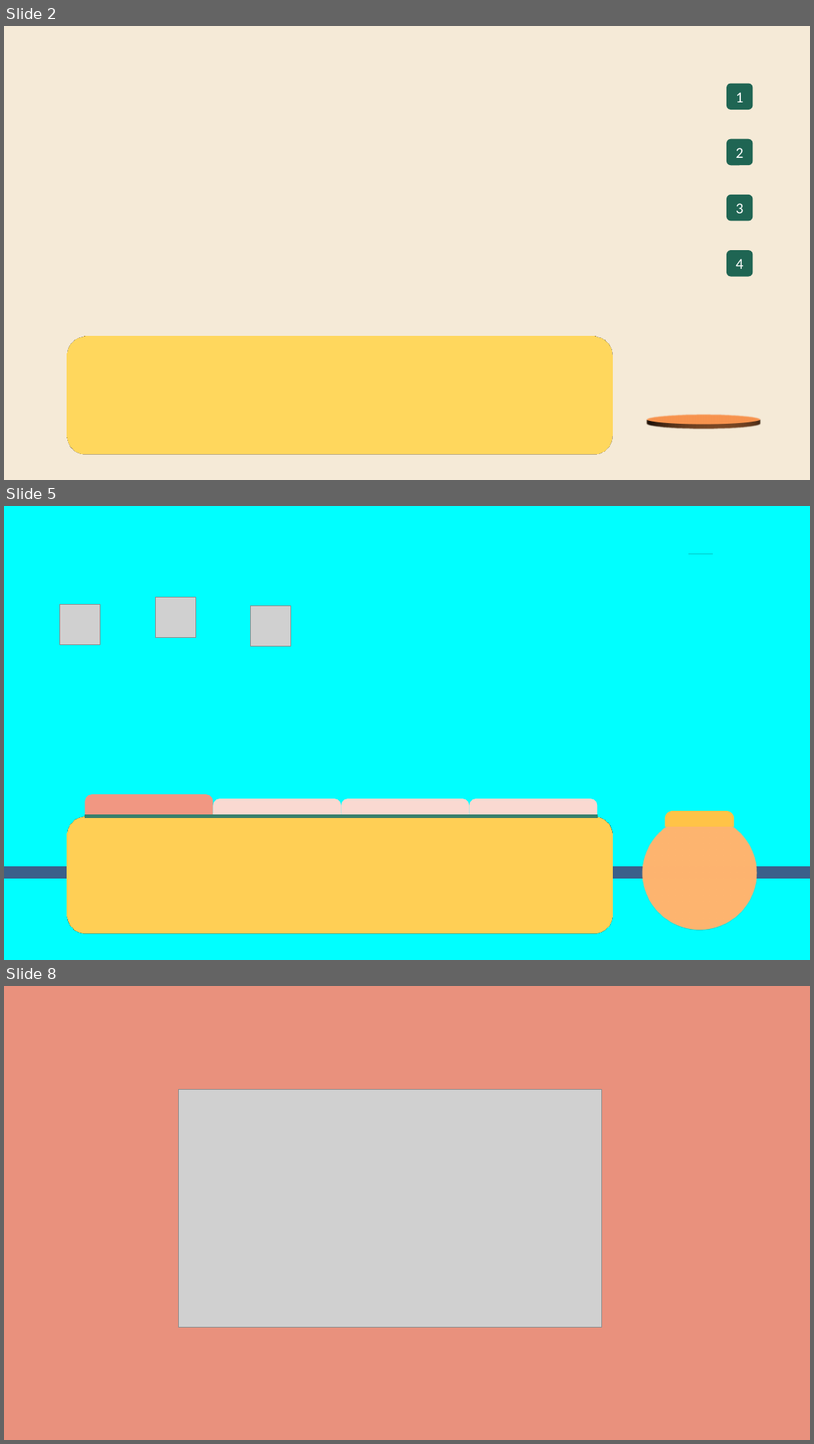
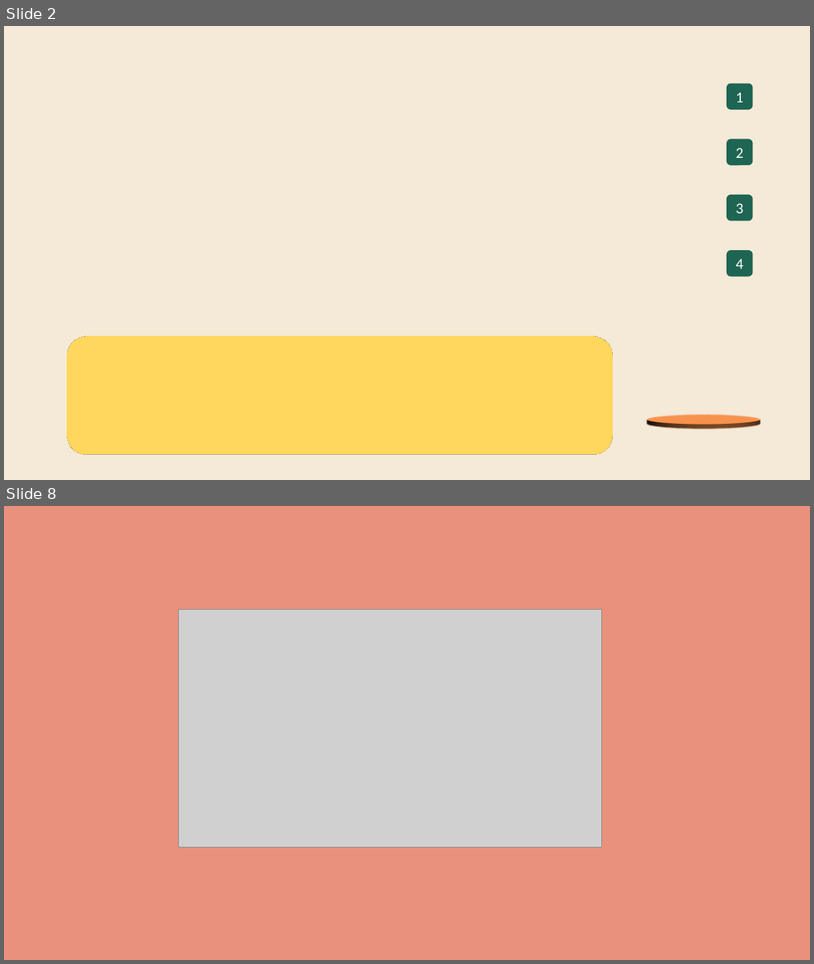
Before and after one commit to zipdang04/SimpO_HTTT, a slide deck: Olympia.pptm. Shown one above the other, each under a label of ours: slides 2, 5 and 8 before the commit, slides 2 and 8 after it; the slides between them are not shown. The pictures are 814x1444 and 814x964 pixels, drawn with LibreOffice and Linux fonts; fonts in the diff are those of the drawing; grey boxes stand for pictures. Boxes give left, top, right and bottom in pixels: in the first picture for what was removed or moved away, otherwise in the second. Text is boxed around its words. In the diff, an @@ line names an element or a change of style, - is before the commit and + after.

```diff
--- a/Olympia.pptm
+++ b/Olympia.pptm
@@ slide 5 removed at [4, 506, 810, 960], background #00FFFF @@
@@ rectangle removed at [689, 554, 713, 554] @@
@@ picture removed at [60, 604, 100, 644] @@
@@ picture removed at [155, 597, 196, 638] @@
@@ picture removed at [251, 606, 291, 646] @@
@@ rounded rectangle removed at [85, 794, 214, 835] @@
@@ rounded rectangle removed at [214, 798, 342, 839] @@
@@ rounded rectangle removed at [342, 798, 470, 839] @@
@@ rounded rectangle removed at [470, 798, 598, 839] @@
@@ rounded rectangle removed at [67, 816, 612, 934] @@
@@ rectangle removed at [85, 815, 598, 818] @@
@@ ellipse removed at [643, 815, 758, 930] @@
@@ round same rect removed at [665, 811, 735, 826] @@
@@ rectangle removed at [4, 867, 810, 879] @@
```
Also in this commit, not shown: 4 slides changed, 3 slides added, 2 other slides removed, 19 other files.
